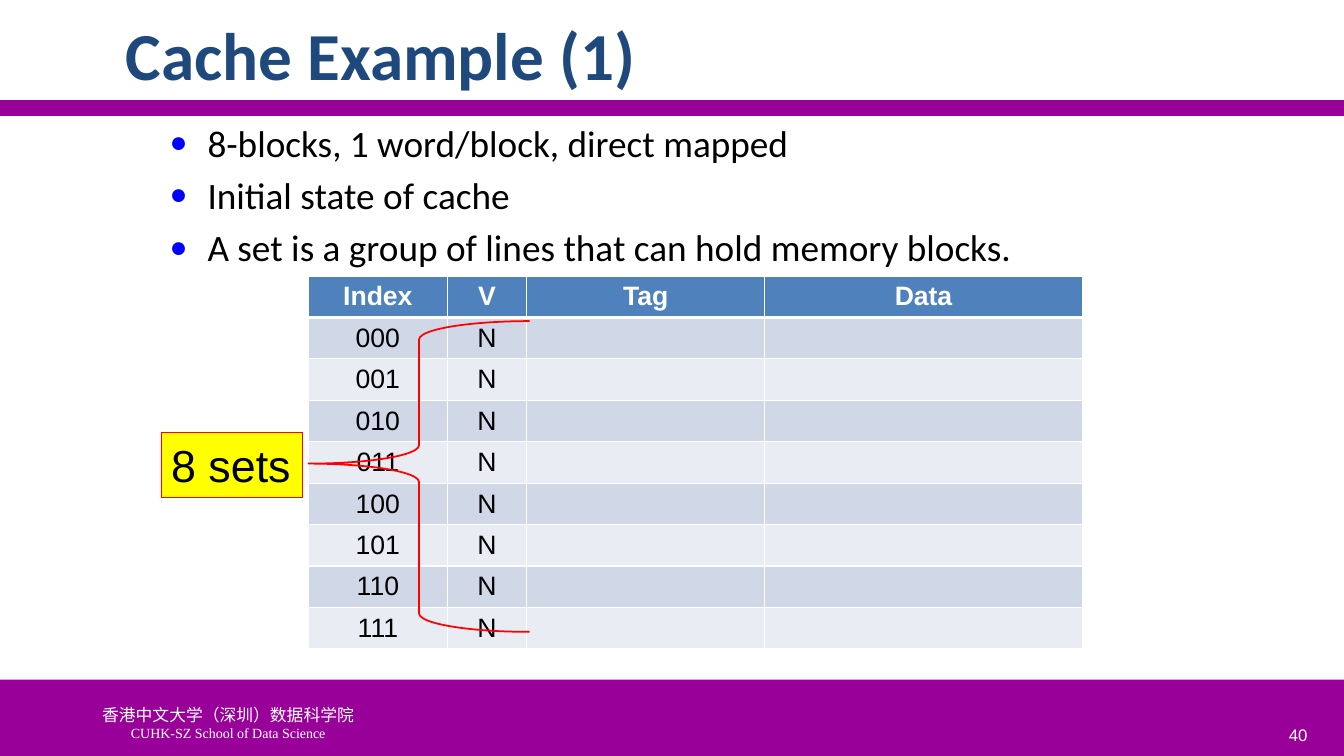
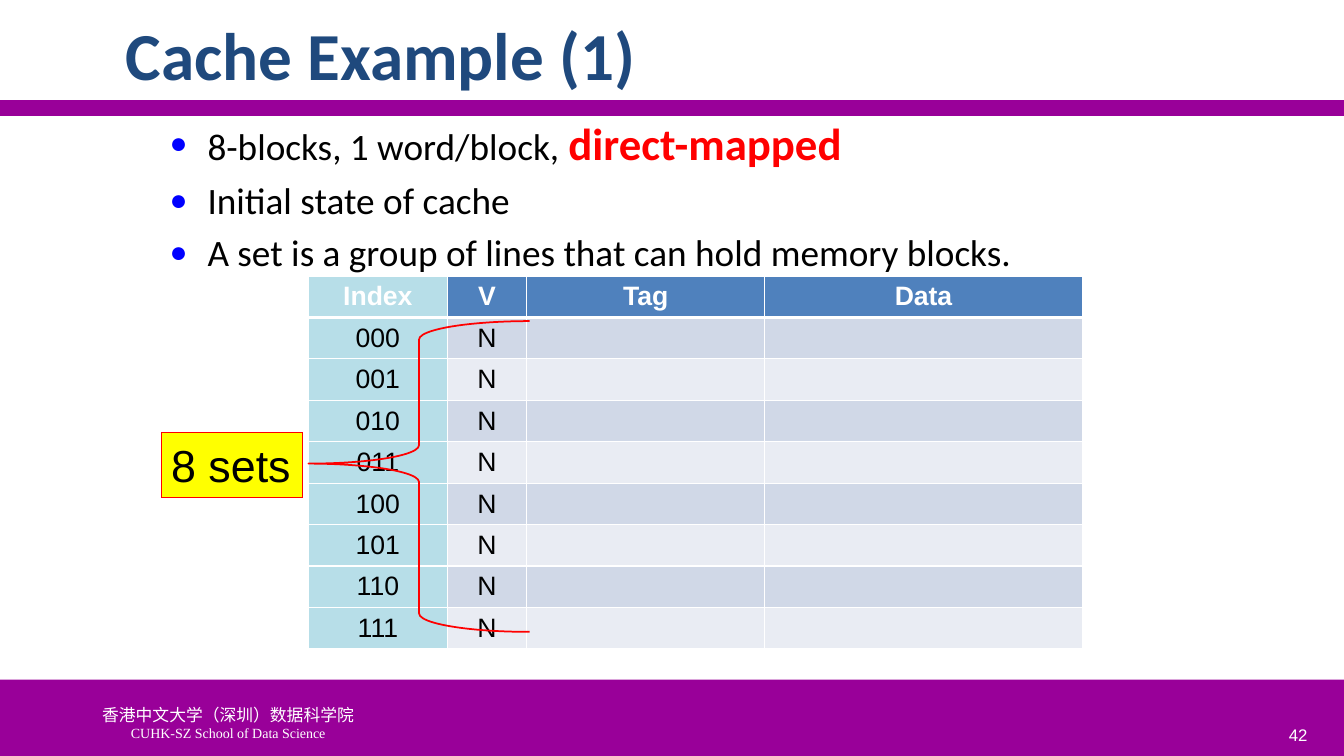
Before and after one commit to SUNCHAOYI923/CMU_CSAPP, a slide deck: slide 42 of slide/CA3060-6-MemHierarchy.pptx (slide 40 before the commit). Drawn at 1344x756 pixels with LibreOffice and Linux fonts; fonts in the diff are those of the drawing; background and template pictures are left out. Boxes give left, top, right and bottom in pixels: in the first picture for what was removed or moved away, otherwise in the second. Text is boxed around its words. In the diff, an @@ line names an element or a change of style, - is before the commit and + after.

```diff
--- a/slide/CA3060-6-MemHierarchy.pptx
+++ b/slide/CA3060-6-MemHierarchy.pptx
@@ text at (x1=208, y1=128, x2=841, y2=167): text changed @@
-● 8-blocks, 1 word/block, direct mapped
+● 8-blocks, 1 word/block, direct-mapped
@@ table at (x1=309, y1=276, x2=1083, y2=654) @@
@@ fill #4F81BD to #B7DEE8 in row 1, column 1 @@
@@ fill #D0D8E8 to #B7DEE8 in 4 cells @@
@@ fill #E9EDF4 to #B7DEE8 in 4 cells @@
@@ page number at (x1=1289, y1=729, x2=1308, y2=741): text changed @@
-40
+42
```
Also in this commit, not shown: 8 other slides changed, 4 slides added, 2 slides removed, 31 other files.
